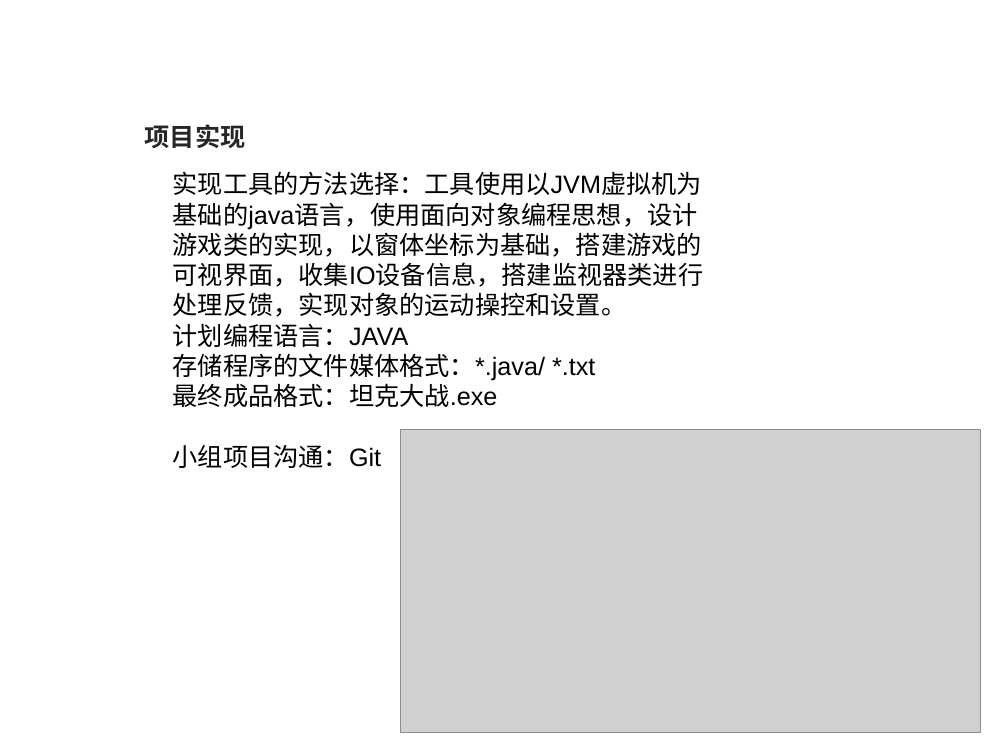
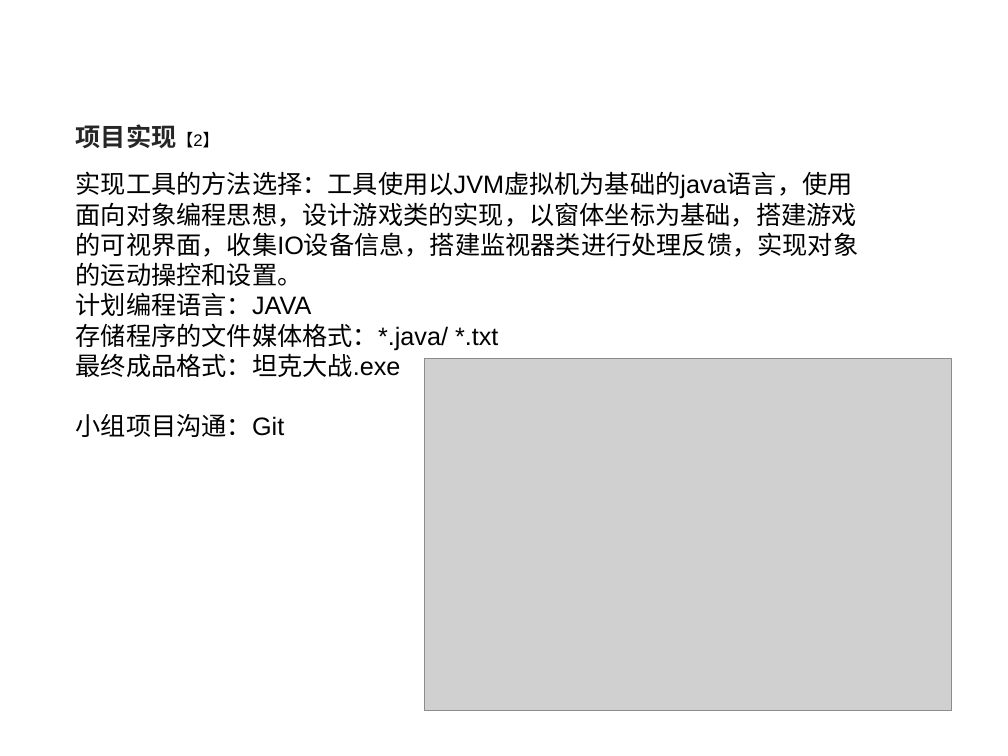
Before and after one commit to agukl/tankWar, a slide deck: slide 7 of 坦克大战.ppt (slide 5 before the commit). Drawn at 1008x756 pixels with LibreOffice and Linux fonts; fonts in the diff are those of the drawing; grey boxes stand for pictures. Boxes give left, top, right and bottom in pixels: in the first picture for what was removed or moved away, otherwise in the second. Text is boxed around its words. In the diff, an @@ line names an element or a change of style, - is before the commit and + after.

```diff
--- a/坦克大战.ppt
+++ b/坦克大战.ppt
@@ text at bbox=[76, 124, 220, 148]: text changed @@
-项目实现
+项目实现【2】
@@ text "实现工具的方法选择：工具使用以JVM虚拟机为基础的java语言，使用面向对象编程思想，设计游戏类的实现，以窗体坐标为基础 ..." rewrapped from bbox=[173, 171, 704, 468] to bbox=[76, 171, 859, 437] @@
@@ picture: place and size @@
-picture at bbox=[400, 429, 981, 733]
+picture at bbox=[424, 358, 952, 710]
```
Also in this commit, not shown: 9 other slides changed, 3 slides added, 2 other files.
